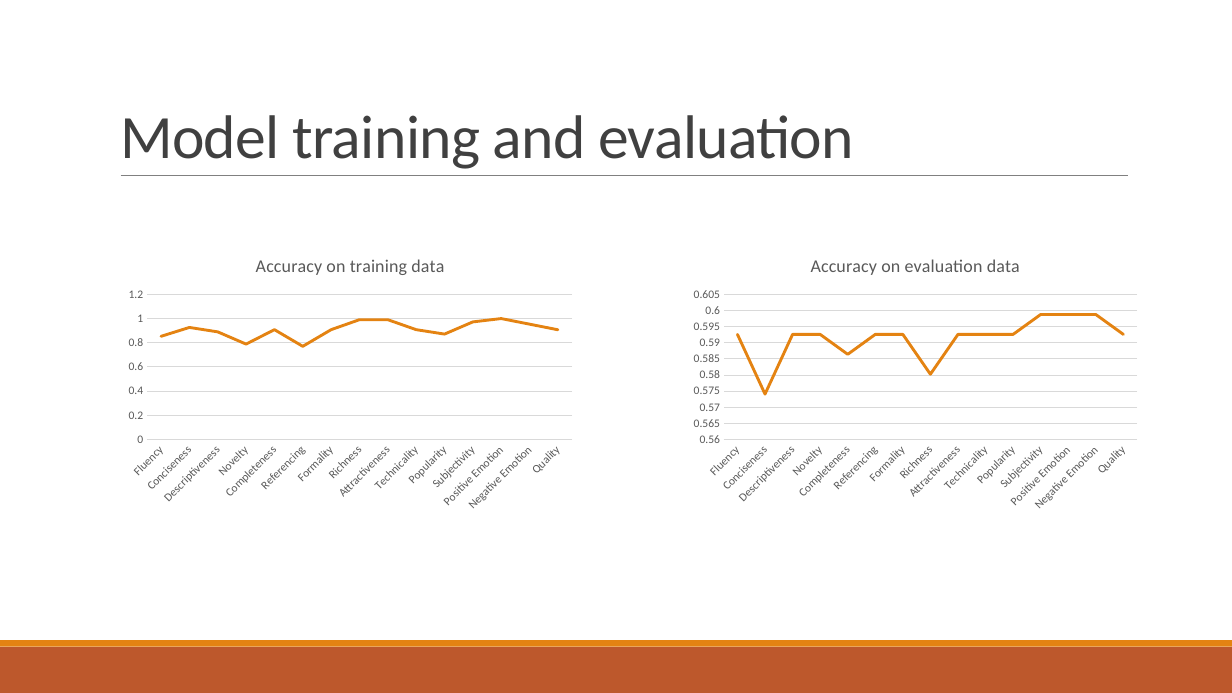
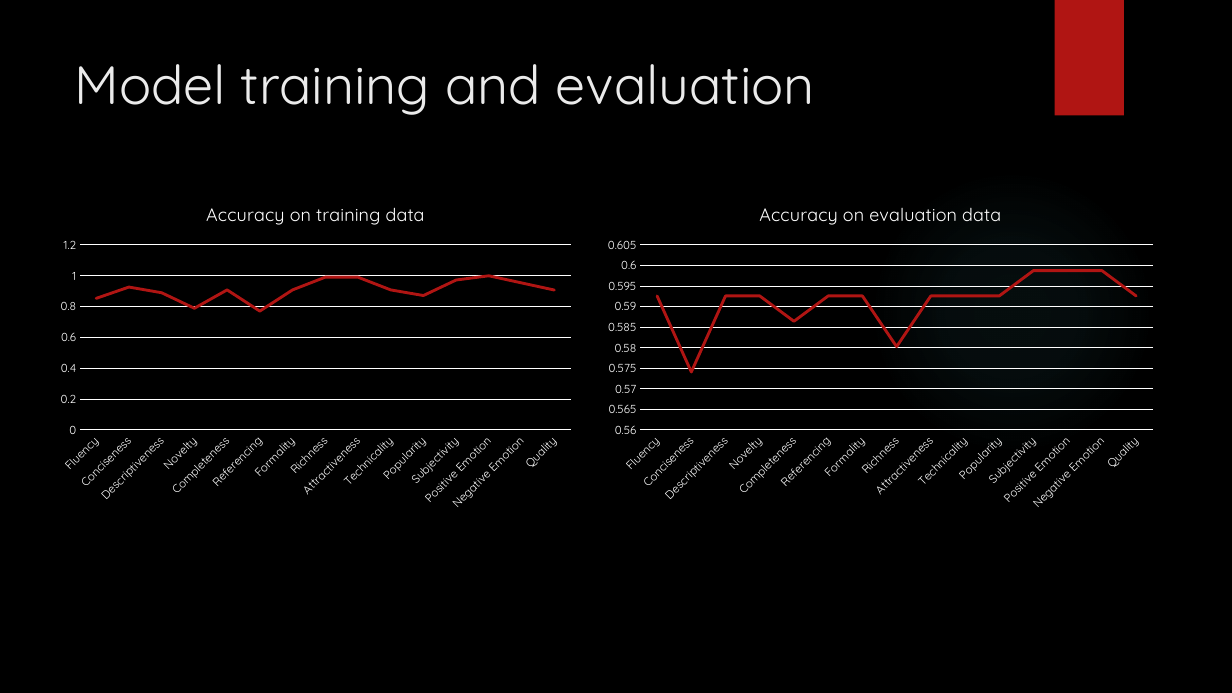
Before and after one commit to yanglinfang/W266FakeNewsIdentification, a slide deck: slide 11 of Low Quality News Identification.pptx (slide 10 before the commit). Drawn at 1232x693 pixels with LibreOffice and Linux fonts; fonts in the diff are those of the drawing; background and template pictures are left out. Boxes give left, top, right and bottom in pixels: in the first picture for what was removed or moved away, otherwise in the second. Text is boxed around its words. In the diff, an @@ line names an element or a change of style, - is before the commit and + after.

```diff
--- a/Low Quality News Identification.pptx
+++ b/Low Quality News Identification.pptx
@@ background #FFFFFF to picture (left out) @@
@@ rectangle added at (1055, 0, 1124, 116), fill #B01513 @@
@@ title "Model training and evaluation": place and size @@
-title "Model training and evaluation" at (120, 115, 854, 169)
+title "Model training and evaluation" at (75, 64, 815, 115)
@@ title "Model training and evaluation" at (75, 64, 815, 115): size 48 to 42 pt, font Calibri to Quicksand, text colour #404040 to #EBEBEB, letter spacing -0.5 to 0 pt; line spacing 0.85 to 1; vertical alignment bottom to top @@
@@ line removed from (121, 176) to (1128, 176) @@
@@ ellipse added at (870, 169, 1154, 454), fill gradient #50B9C1 @@
@@ line chart at (50, 188, 581, 518) @@
@@ colour of Series 1 #E48312 to #B01513 @@
@@ category axis changed @@
@@ value axis changed @@
@@ lettering changed @@
@@ line chart: place and size @@
-line chart at (119, 240, 581, 518)
+line chart at (50, 188, 581, 518)
@@ line chart at (597, 188, 1165, 518) @@
@@ colour of Series 1 #E48312 to #B01513 @@
@@ category axis changed @@
@@ value axis changed @@
@@ lettering changed @@
@@ line chart: place and size @@
-line chart at (685, 240, 1147, 518)
+line chart at (597, 188, 1165, 518)
@@ rectangle removed at (0, 647, 1232, 693) @@
@@ rectangle removed at (0, 640, 1232, 647) @@
```
Also in this commit, not shown: 8 other slides changed, 2 slides added, 1 slide removed.
